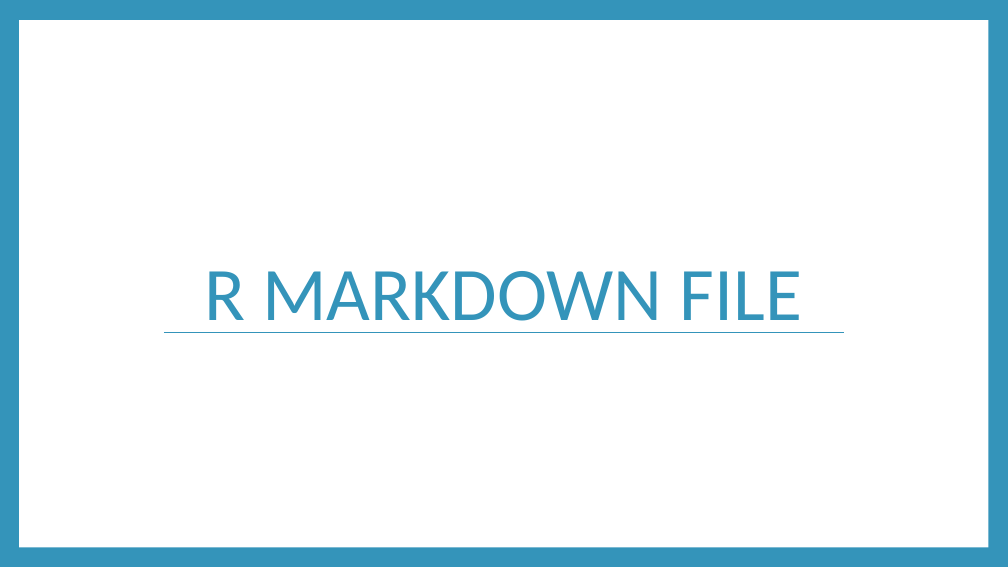
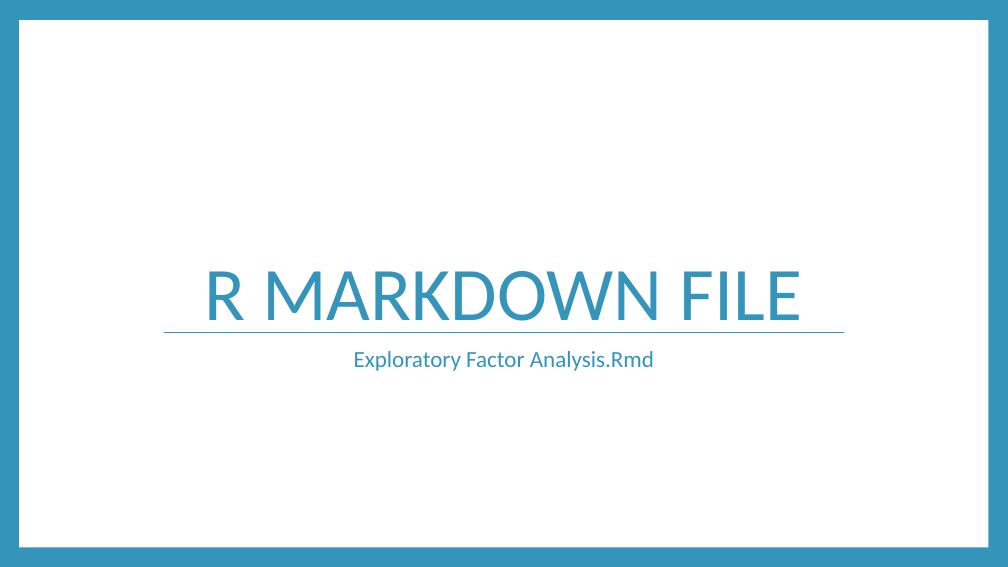
Before and after one commit to RandiLGarcia/datic-intro-to-r, a slide deck: slide 24 of docs/Day 2 Slides.pptx (slide 17 before the commit). Drawn at 1008x567 pixels with LibreOffice and Linux fonts; fonts in the diff are those of the drawing. Boxes give left, top, right and bottom in pixels: in the first picture for what was removed or moved away, otherwise in the second. Text is boxed around its words. In the diff, an @@ line names an element or a change of style, - is before the commit and + after.

```diff
--- a/docs/Day 2 Slides.pptx
+++ b/docs/Day 2 Slides.pptx
@@ text added at [354, 351, 654, 371], 22 pt, text #3494BA @@
+Exploratory Factor Analysis.Rmd
```
Also in this commit, not shown: 9 other slides changed, 9 slides added, 1 slide removed, 58 other files.
